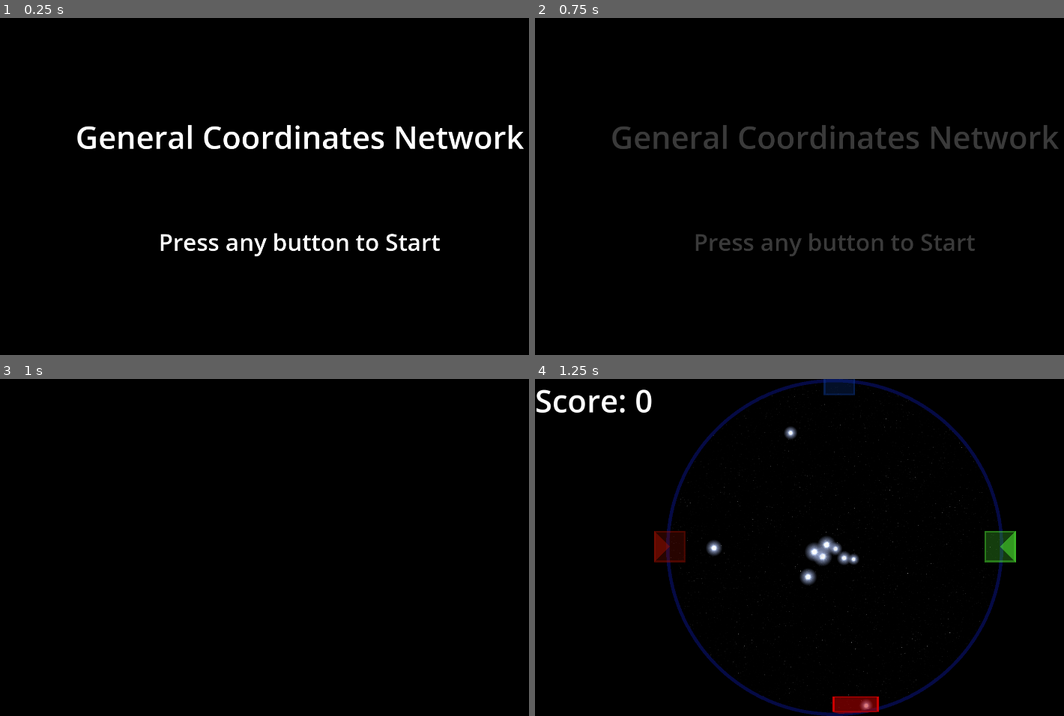
Above: before the commit, frames 1-4 (two rows, left to right).
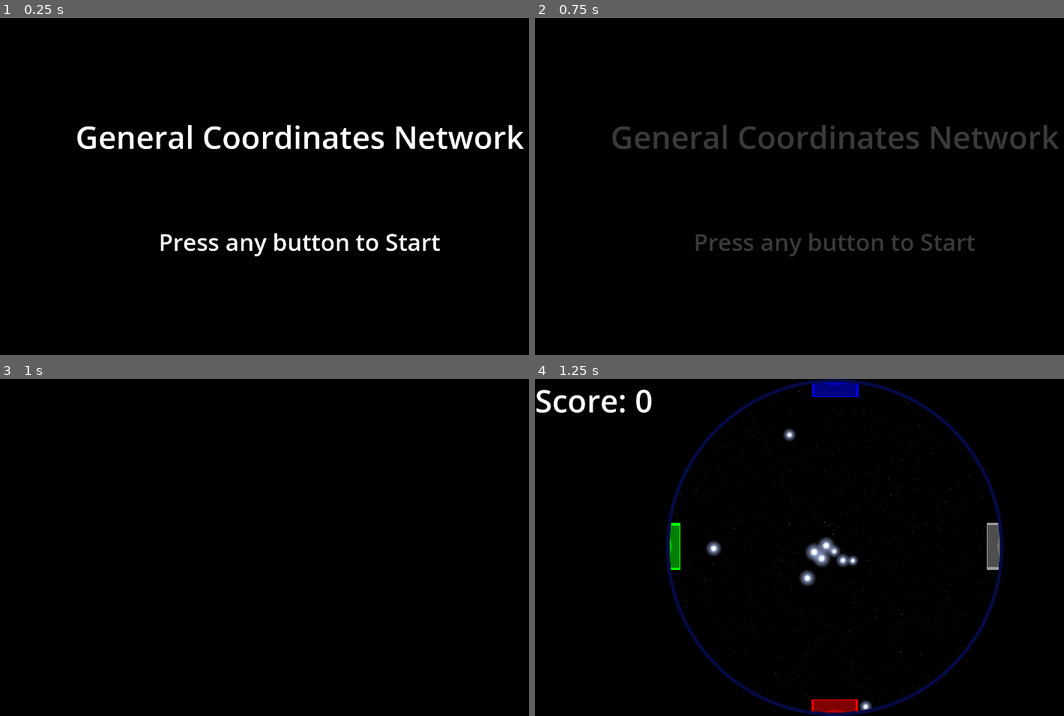
Above: after the commit, the same moments.

Repository: Courey/gcn-interactive-demo
Game: Godot game, scene res://scenes/title screen/title_screen.tscn
The game is run twice, just before and just after one commit, with the same random seed, the same clock (stepped at 60 frames per second) and the same inputs.
Inputs:
- Up to frame 1 (0.25 s): no input
- Up to frame 2 (0.75 s): tap Enter at 0.5 s; hold Right (ui_right) from 0.53 s (still down); hold Space (ui_select) from 0.53 s (still down)
- Up to frame 3 (1 s): keep holding Right (ui_right); keep holding Space (ui_select)
- Up to frame 4 (1.25 s): keep holding Right (ui_right); keep holding Space (ui_select)

Frames 1-3 are identical in both runs. In frame 4, 2.9% of the frame differs, in the area x 22-91%, y 0-100%.

Commit message:
Move some player files, create player resources, update observation scene

Diff:
--- /dev/null
+++ b/Base.tscn
@@ -0,0 +1,7 @@
+[gd_scene load_steps=2 format=3 uid="uid://b1l2u14kbw8fa"]
+
+[ext_resource type="PackedScene" uid="uid://duvh77weda0w" path="res://scenes/title screen/title_screen.tscn" id="1_nfj5t"]
+
+[node name="Base" type="Node"]
+
+[node name="TitleScreen" parent="." instance=ExtResource("1_nfj5t")]
--- a/SceneManager.gd
+++ b/SceneManager.gd
@@ -4,11 +4,9 @@
 var current_scene: Node = null
 
 func change_scene_with_transition(previous_scene: Node, next_scene: PackedScene):
-	# Load the transition UI
 	current_scene = previous_scene
 	var transition = transition_scene.instantiate()
 	get_tree().get_root().add_child(transition)
-	#transition.z_index = 999  # Ensure it's on top
 
 	# Wait for fade out
 	var anim = transition.get_node("AnimationPlayer")
@@ -20,7 +18,12 @@
 	# Change scene
 	if current_scene:
 		current_scene.queue_free()
+
+	print("Next scene resource:")
+	print(next_scene)
 	var new_scene = next_scene.instantiate()
+	print("New scene resource name: ")
+	print(new_scene.name)
 	get_tree().get_root().add_child(new_scene)
 	current_scene = new_scene
 
--- a/global.gd
+++ b/global.gd
@@ -2,13 +2,13 @@
 
 var ROTATION_AXIS:Vector2 = Vector2.ZERO
 
-var Player_1: Player = Player.new().setup(1, Color("red"))
-var Player_2: Player = Player.new().setup(2, Color("blue"))
-var Player_3: Player = Player.new().setup(1, Color("green"))
-var Player_4: Player = Player.new().setup(1, Color("white"))
+var Player_1: PlayerResource = load("res://resources/Player1.tres")
+var Player_2: PlayerResource = load("res://resources/Player2.tres")
+var Player_3: PlayerResource = load("res://resources/Player3.tres")
+var Player_4: PlayerResource = load("res://resources/Player4.tres")
 
 
-var PLAYERS:Array[Player] = [
+var PLAYERS:Array[PlayerResource] = [
 	Player_1,
 	Player_2,
 	Player_3,
--- a/project.godot
+++ b/project.godot
@@ -10,15 +10,17 @@
 
 [application]
 
-config/name="GCN Game POC"
+config/name="GCN Interactive Demo"
 run/main_scene="uid://duvh77weda0w"
 config/features=PackedStringArray("4.4", "GL Compatibility")
+boot_splash/bg_color=Color(0, 0, 0, 1)
+boot_splash/use_filter=false
 config/icon="res://icon.svg"
 
 [autoload]
 
+SceneManager="*res://SceneManager.gd"
 Global="*res://global.gd"
-SceneManager="*res://SceneManager.gd"
 
 [display]
 
@@ -111,7 +113,8 @@
 }
 p4_down={
 "deadzone": 0.2,
-"events": []
+"events": [Object(InputEventKey,"resource_local_to_scene":false,"resource_name":"","device":-1,"window_id":0,"alt_pressed":false,"shift_pressed":false,"ctrl_pressed":false,"meta_pressed":false,"pressed":false,"keycode":0,"physical_keycode":4194322,"key_label":0,"unicode":0,"location":0,"echo":false,"script":null)
+]
 }
 p2_select={
 "deadzone": 0.2,
--- /dev/null
+++ b/resources/Player1.tres
@@ -0,0 +1,9 @@
+[gd_resource type="Resource" script_class="PlayerResource" load_steps=2 format=3 uid="uid://dgtwp45fxqhdi"]
+
+[ext_resource type="Script" uid="uid://bprwvxh3b5myt" path="res://resources/player_resource.gd" id="1_8mt1n"]
+
+[resource]
+script = ExtResource("1_8mt1n")
+id = 1
+player_color = Color(1, 0, 0, 1)
+metadata/_custom_type_script = "uid://bprwvxh3b5myt"
--- /dev/null
+++ b/resources/Player2.tres
@@ -0,0 +1,9 @@
+[gd_resource type="Resource" script_class="PlayerResource" load_steps=2 format=3 uid="uid://cp774eauo6qyo"]
+
+[ext_resource type="Script" uid="uid://bprwvxh3b5myt" path="res://resources/player_resource.gd" id="1_mpulm"]
+
+[resource]
+script = ExtResource("1_mpulm")
+id = 2
+player_color = Color(0, 1, 0, 1)
+metadata/_custom_type_script = "uid://bprwvxh3b5myt"
--- /dev/null
+++ b/resources/Player3.tres
@@ -0,0 +1,9 @@
+[gd_resource type="Resource" script_class="PlayerResource" load_steps=2 format=3 uid="uid://nxdid1t8m7go"]
+
+[ext_resource type="Script" uid="uid://bprwvxh3b5myt" path="res://resources/player_resource.gd" id="1_lqqjm"]
+
+[resource]
+script = ExtResource("1_lqqjm")
+id = 3
+player_color = Color(0, 0, 1, 1)
+metadata/_custom_type_script = "uid://bprwvxh3b5myt"
--- /dev/null
+++ b/resources/Player4.tres
@@ -0,0 +1,9 @@
+[gd_resource type="Resource" script_class="PlayerResource" load_steps=2 format=3 uid="uid://c6jxup0s2ou4r"]
+
+[ext_resource type="Script" uid="uid://bprwvxh3b5myt" path="res://resources/player_resource.gd" id="1_ya00s"]
+
+[resource]
+script = ExtResource("1_ya00s")
+id = 4
+player_color = Color(0.60933, 0.60933, 0.60933, 1)
+metadata/_custom_type_script = "uid://bprwvxh3b5myt"
--- /dev/null
+++ b/resources/player_resource.gd
@@ -0,0 +1,17 @@
+class_name PlayerResource extends Resource
+
+@export var id: int = 1
+@export var player_color: Color
+
+var input_prefix: String
+var active: bool = false
+var name: String
+
+
+func _init():
+	name = "Player%d" % id
+	input_prefix = "p%d" % id
+	active = true
+
+func get_input_prefix():
+	return "p%d" % id
--- a/scenes/observation/main.gd
+++ b/scenes/observation/main.gd
@@ -15,26 +15,28 @@
 
 @onready var ScoreLabel = $Score as Label
 @onready var Events = $Events as Node2D
-@onready var Players = $Players as Node2D
+@onready var PlayerObservers = $PlayerObservers as Node2D
 @onready var RotatingStarField = $RotatingStarField
 
 var target_map: Dictionary = {}
 var scores: Dictionary = {}
 
+
 func _ready():
 	randomize()
 
-	for player in Players.get_children():
-		#player.initialize_with_set_values()
-		target_map[player.name] = []
-		scores[player.name] = 0
-		player.connect("observe", _on_player_observe)
+	# Initialize target map and score tracking?
+	for player_data in Global.PLAYERS:
+		target_map[player_data.name] = []
+		scores[player_data.name] = 0
+
+	for playerObserver in PlayerObservers.get_children().filter(func(child): return child is PlayerObserver):
+		playerObserver.connect("observe", _on_player_observe)
 
 	Global.ROTATION_AXIS = OFFSET_MAP[SELECTED_OFFSET]
 	RotatingStarField.initialize_with_set_values()
 
 	Events.position = Global.ROTATION_AXIS
-
 
 
 func _process(delta: float) -> void:
@@ -68,20 +70,20 @@
 	return center_vector + Vector2.from_angle(angle) * distance
 
 
-func _on_event_player_over(event:Node2D, player:Node2D) -> void:
-	target_map[player.name].append(event)
+func _on_event_player_over(event:Node2D, playerObserver:PlayerObserver) -> void:
+	target_map[playerObserver.controlling_player.name].append(event)
 
 
-func _on_player_exited(event:Node2D, player:Node2D) -> void:
-	target_map[player.name].remove_at(target_map[player.name].find(event))
+func _on_player_exited(event:Node2D, playerObserver:PlayerObserver) -> void:
+	target_map[playerObserver.controlling_player.name].remove_at(target_map[playerObserver.controlling_player.name].find(event))
 
 
-func _on_player_observe(player:Player):
-	for event in target_map[player.name]:
-		scores[player.name] += player.sensitivity * event.decay_rate # Does this make sense?
-	player.sensitivity_timer.start()
+func _on_player_observe(playerObserver:PlayerObserver):
+	for event in target_map[playerObserver.controlling_player.name]:
+		scores[playerObserver.controlling_player.name] += playerObserver.sensitivity * event.decay_rate
+	playerObserver.sensitivity_timer.start()
 
 func rotate_observing_players(rotation_speed):
-	for player in Players.get_children() as  Array[Player]:
-		if player.is_observing:
-			player.rotate_relative_to_background(rotation_speed)
+	for playerObserver in PlayerObservers.get_children().filter(func(child):return child is PlayerObserver):
+		if playerObserver.is_observing:
+			playerObserver.rotate_relative_to_background(rotation_speed)
--- a/scenes/observation/main.tscn
+++ b/scenes/observation/main.tscn
@@ -1,9 +1,13 @@
-[gd_scene load_steps=7 format=3 uid="uid://c0yvffnohn8tx"]
+[gd_scene load_steps=11 format=3 uid="uid://c0yvffnohn8tx"]
 
 [ext_resource type="Script" uid="uid://bi1pxjo2rj311" path="res://scenes/observation/main.gd" id="1_64v3t"]
 [ext_resource type="PackedScene" uid="uid://ck57c88aqqfx2" path="res://rotating_star_field.tscn" id="1_ig7tw"]
-[ext_resource type="PackedScene" uid="uid://jdk6c6id5gv" path="res://player.tscn" id="2_h2yge"]
+[ext_resource type="PackedScene" uid="uid://jdk6c6id5gv" path="res://scenes/observation/player_observer.tscn" id="2_h2yge"]
 [ext_resource type="Shader" uid="uid://ba6xcygwib32b" path="res://shaders/transparent_circle.gdshader" id="4_1bvp3"]
+[ext_resource type="Resource" uid="uid://dgtwp45fxqhdi" path="res://resources/Player1.tres" id="4_u0tbu"]
+[ext_resource type="Resource" uid="uid://cp774eauo6qyo" path="res://resources/Player2.tres" id="5_g4oh8"]
+[ext_resource type="Resource" uid="uid://nxdid1t8m7go" path="res://resources/Player3.tres" id="6_xq46r"]
+[ext_resource type="Resource" uid="uid://c6jxup0s2ou4r" path="res://resources/Player4.tres" id="7_p2vm5"]
 
 [sub_resource type="ShaderMaterial" id="ShaderMaterial_lquwl"]
 shader = ExtResource("4_1bvp3")
@@ -14,33 +18,36 @@
 
 [node name="Main" type="Node2D"]
 script = ExtResource("1_64v3t")
+SELECTED_OFFSET = 1
 
 [node name="RotatingStarField" parent="." instance=ExtResource("1_ig7tw")]
 
 [node name="Events" type="Node2D" parent="."]
 
-[node name="Players" type="Node2D" parent="."]
+[node name="PlayerObservers" type="Node2D" parent="."]
 
-[node name="Player1" parent="Players" instance=ExtResource("2_h2yge")]
-active = true
-player_color = Color(0.792157, 0, 0, 1)
-start_position = Vector2(975, 1073)
+[node name="PlayerObserver1" parent="PlayerObservers" instance=ExtResource("2_h2yge")]
+position = Vector2(960, 1059)
 observation_area = Vector2(150, 50)
+controlling_player = ExtResource("4_u0tbu")
 
-[node name="Player2" parent="Players" instance=ExtResource("2_h2yge")]
+[node name="PlayerObserver2" parent="PlayerObservers" instance=ExtResource("2_h2yge")]
+position = Vector2(440, 537)
 rotation = 1.5708
-input_prefix = "p2"
-start_position = Vector2(432, 537)
+observation_area = Vector2(150, 50)
+controlling_player = ExtResource("5_g4oh8")
 
-[node name="Player3" parent="Players" instance=ExtResource("2_h2yge")]
+[node name="PlayerObserver3" parent="PlayerObservers" instance=ExtResource("2_h2yge")]
+position = Vector2(961, 21)
 rotation = 3.14159
-input_prefix = "p3"
-start_position = Vector2(975, 2)
+observation_area = Vector2(150, 50)
+controlling_player = ExtResource("6_xq46r")
 
-[node name="Player4" parent="Players" instance=ExtResource("2_h2yge")]
+[node name="PlayerObserver4" parent="PlayerObservers" instance=ExtResource("2_h2yge")]
+position = Vector2(1480, 537)
 rotation = -1.5708
-input_prefix = "p4"
-start_position = Vector2(1490, 537)
+observation_area = Vector2(150, 50)
+controlling_player = ExtResource("7_p2vm5")
 
 [node name="ColorRect" type="ColorRect" parent="."]
 material = SubResource("ShaderMaterial_lquwl")
--- a/player.gd
+++ b/scenes/observation/player_observer.gd
@@ -1,13 +1,8 @@
-class_name Player extends Node2D
-
-@export var input_prefix: String = "p1"
-@export var active: bool = false
-@export var player_color: Color
-@export var start_position: Vector2 = Vector2.ZERO
+class_name PlayerObserver extends Node2D
 
 ## Selected Obeservatory
-@export var observatory_index:int
-@export var selected: bool = false
+@export var observatory_id:int
+#@export var selected: bool = false
 
 # Player Stats, these will be determined by Observatory selection screen
 @export var slew_speed := 300.0
@@ -15,6 +10,7 @@
 @export var observation_area = Vector2.ZERO
 @export var wavelength = 500 # This may be better as a type (ex: UV, Radio, etc)
 # that can be used to check group collaboration
+@export var controlling_player: PlayerResource
 
 @onready var target = $Target as CharacterBody2D
 @onready var light_cone = $LightCone as Polygon2D
@@ -25,42 +21,31 @@
 @onready var sensitivity_timer = $SensitivityTimer as Timer
 
 
+
 signal observe
 signal abort
 
-var is_observing = false
-var id:int
-
-func _init():
-	pass
-
-
-func setup(player_id: int, color: Color):
-	id = player_id
-	input_prefix = 'p%d' % player_id
-	player_color = color
+var is_observing := false
 
 
 func _ready():
-	position = start_position
-	player_color = player_color if player_color else Color(randf(), randf(), randf(), .5)
-	target_shader.set_shader_parameter('player_color', player_color)
-
+	target_shader.set_shader_parameter('player_color', controlling_player.player_color)
+	print("Player input prefix: " + controlling_player.get_input_prefix())
 	collision_shape.shape.size = observation_area
 	sprite.scale.x = observation_area.x / sprite.texture.get_width() # 480.0
 	sprite.scale.y = observation_area.y / sprite.texture.get_height()
 
-	light_cone.color = player_color
+	light_cone.color = controlling_player.player_color
 	light_cone.color.a = .5
 
 	sensitivity_timer.wait_time = sensitivity
 
 
 func _input(event):
-	if (event.is_action_pressed("ui_select")):
+	if (event.is_action_pressed(controlling_player.get_input_prefix() + "_select")):
 		# Enable player
-		if (!active):
-			active = true
+		if (!controlling_player.active):
+			controlling_player.active = true
 			light_cone.modulate.a = .5
 		elif is_observing:
 			is_observing = false
@@ -82,15 +67,15 @@
 
 
 func _physics_process(_delta: float) -> void:
-	if (!active):
+	if (!controlling_player.active):
 		return
 	# Move target relative to player position
 	if !is_observing:
 		target.velocity = Vector2(
-			Input.get_action_strength("ui_right")
-			- Input.get_action_strength("ui_left"),
-			Input.get_action_strength("ui_down")
-			- Input.get_action_strength("ui_up")
+			Input.get_action_strength(controlling_player.get_input_prefix() + "_right")
+			- Input.get_action_strength(controlling_player.get_input_prefix() + "_left"),
+			Input.get_action_strength(controlling_player.get_input_prefix() + "_down")
+			- Input.get_action_strength(controlling_player.get_input_prefix() + "_up")
 		) * slew_speed
 	else:
 		target.velocity = Vector2.ZERO
@@ -142,7 +127,7 @@
 
 
 func _on_inactive_timeout_timeout() -> void:
-	active = false
+	controlling_player.active = false
 	is_observing = false
 	target.position = Vector2.ZERO
 	light_cone.polygon = draw_arms()
--- a/player.tscn
+++ b/scenes/observation/player_observer.tscn
@@ -1,6 +1,6 @@
 [gd_scene load_steps=6 format=3 uid="uid://jdk6c6id5gv"]
 
-[ext_resource type="Script" uid="uid://b31gvy8j77mdj" path="res://player.gd" id="1_i3pqv"]
+[ext_resource type="Script" uid="uid://b31gvy8j77mdj" path="res://scenes/observation/player_observer.gd" id="1_i3pqv"]
 [ext_resource type="Shader" uid="uid://divubxgbnblr6" path="res://shaders/target_area.gdshader" id="2_onrkg"]
 [ext_resource type="Texture2D" uid="uid://degsa058e8pri" path="res://art/grey_circle.png" id="3_i3pqv"]
 
@@ -20,10 +20,8 @@
 shader_parameter/contrast = 20.0
 shader_parameter/alpha_threshold = 0.2
 
-[node name="Player" type="Node2D"]
-z_index = 1
+[node name="PlayerObserver" type="Node2D"]
 script = ExtResource("1_i3pqv")
-observation_area = Vector2(100, 100)
 metadata/_edit_group_ = true
 
 [node name="LightCone" type="Polygon2D" parent="."]
@@ -39,6 +37,7 @@
 
 [node name="Sprite" type="Sprite2D" parent="Target"]
 material = SubResource("ShaderMaterial_onrkg")
+scale = Vector2(0.042, 0.042)
 texture = ExtResource("3_i3pqv")
 
 [node name="InactiveTimeout" type="Timer" parent="."]
--- a/scenes/observatory_selection/telescope_slot.gd
+++ b/scenes/observatory_selection/telescope_slot.gd
@@ -25,7 +25,7 @@
 func deselect():
 	PlayerOutline.hide()
 
-func player_hover(player:Player):
+func player_hover(player:PlayerResource):
 	if is_node_ready():
 		PlayerOutline.default_color = player.player_color
 		player_labels[player.id -1].label_settings.font_color = player.player_color
Not shown, changed: export_presets.cfg
Not shown, added: resources/player_resource.gd.uid
Renamed: player.gd.uid -> scenes/observation/player_observer.gd.uid
